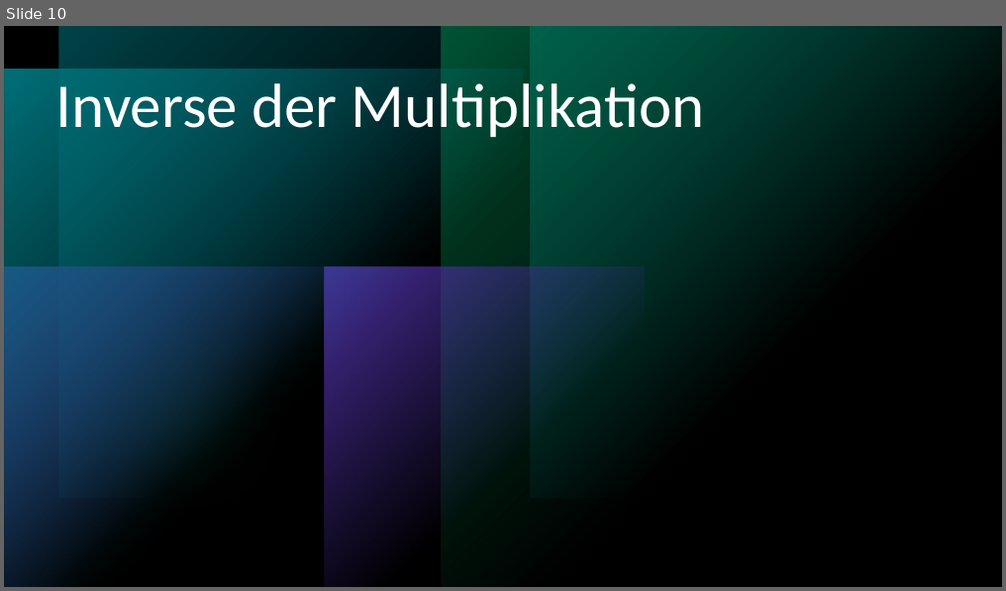
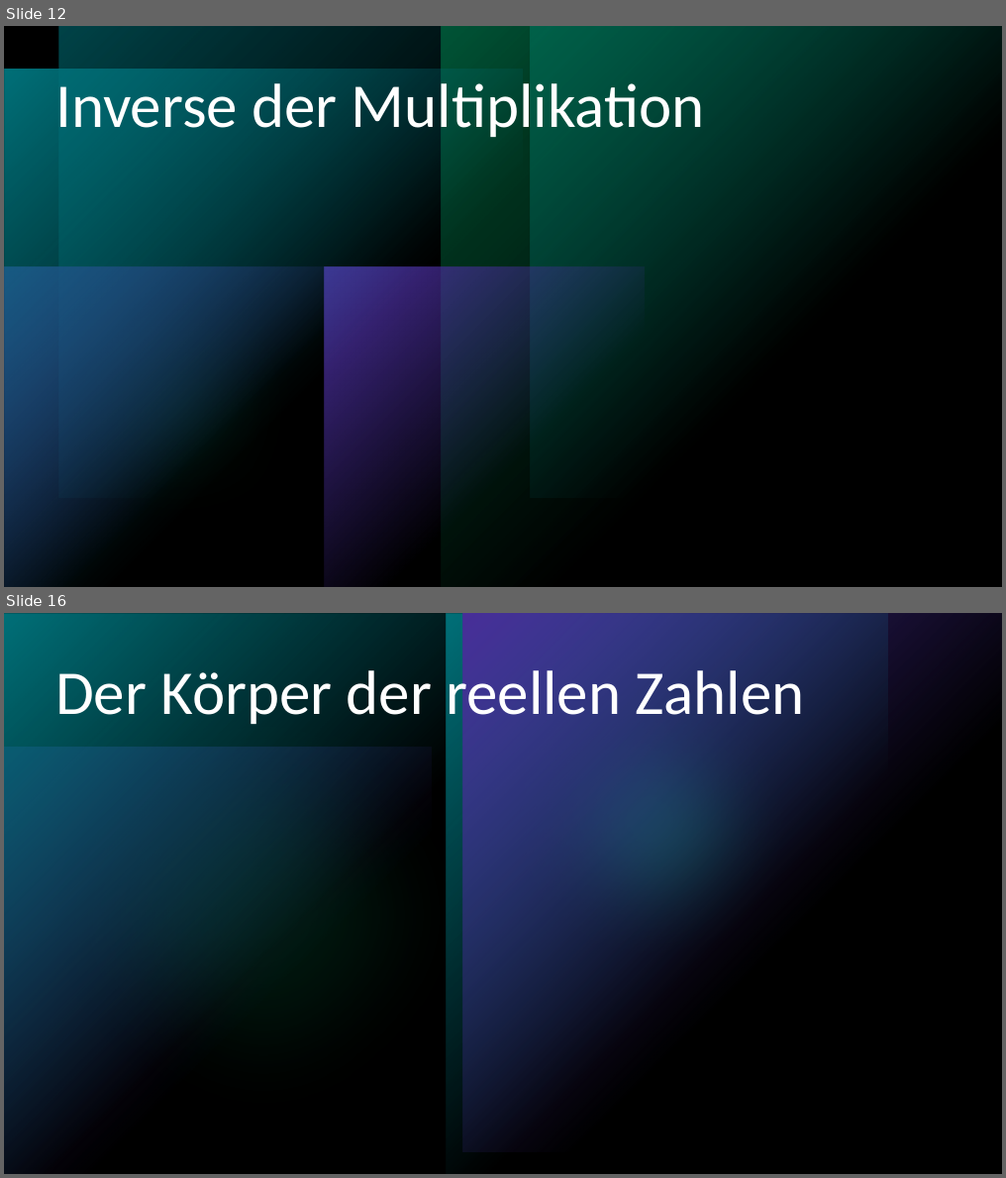
Before and after one commit to uuk0/WSeminarArbeit, a slide deck: Präsentation2.pptx. Shown one above the other, each under a label of ours: slide 10 before the commit, slides 12 and 16 after it; the slides between them are not shown. The pictures are 1006x591 and 1006x1178 pixels, drawn with LibreOffice and Linux fonts; fonts in the diff are those of the drawing; grey boxes stand for pictures. Boxes give left, top, right and bottom in pixels: in the first picture for what was removed or moved away, otherwise in the second. Text is boxed around its words. In the diff, an @@ line names an element or a change of style, - is before the commit and + after.

```diff
--- a/Präsentation2.pptx
+++ b/Präsentation2.pptx
@@ slide 16 added at bbox=[4, 613, 1002, 1174], background #000000; not listed: 1 template element that a slide beside it also shows @@
@@ group added at bbox=[4, 613, 1002, 1174]: 4 rectangles, 2 ellipses @@
@@ title added at bbox=[55, 663, 805, 730], 60 pt, text #FFFFFF @@
+Der Körper der reellen Zahlen
@@ what was slide 10 is now slide 12 @@
```
Also in this commit, not shown: 3 slides changed, 9 other slides added, 2 other files.
